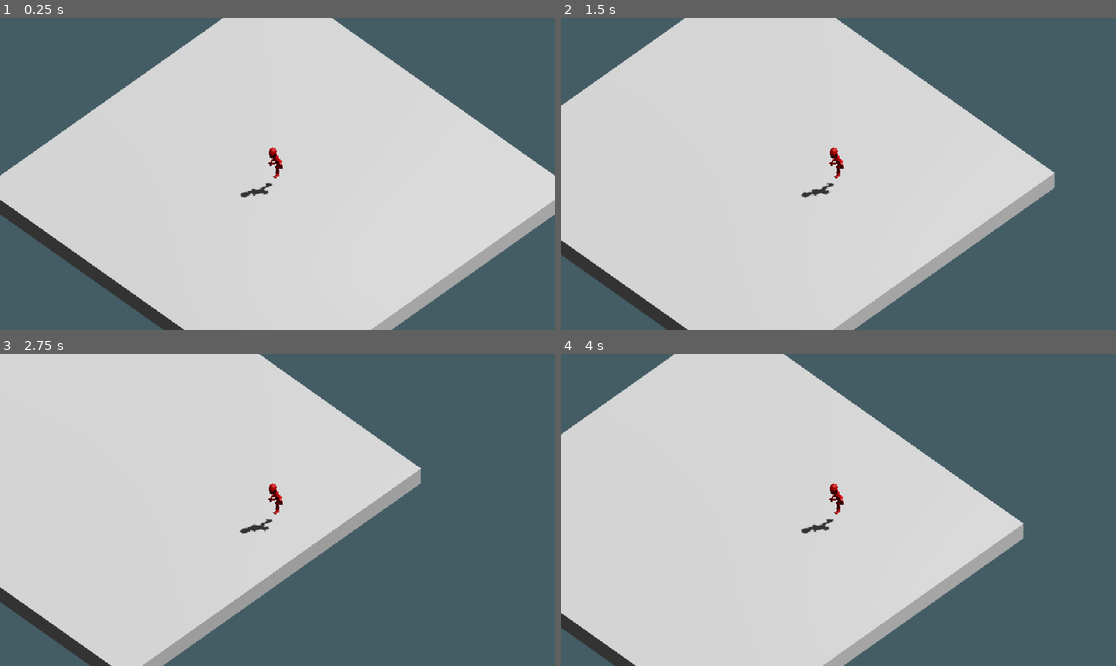
Above: before the commit, frames 1-4 (two rows, left to right).
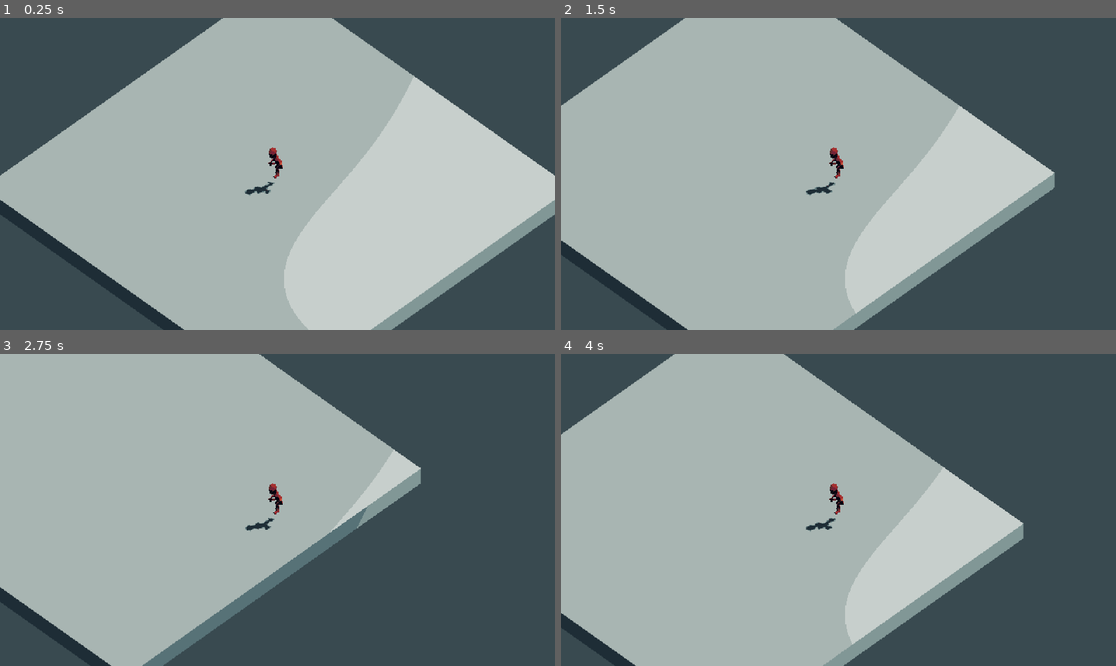
Above: after the commit, the same moments.

Repository: LargeMitchell/GMTKJAM2024
Game: Godot game, scene res://core/root.tscn
Same seed, same stepped clock (60 frames per second), same inputs: the game is played once before the commit and once after it.
Inputs:
- Up to frame 1 (0.25 s): no input
- Up to frame 2 (1.5 s): tap Enter at 0.5 s; hold D (right) 0.53-1.28 s; hold S (down) from 1.28 s (still down)
- Up to frame 3 (2.75 s): release S (down) at 2.03 s; hold D (right) from 2.03 s (still down)
- Up to frame 4 (4 s): release D (right) at 2.78 s; hold W (up) 2.78-3.53 s; hold A (left) from 3.53 s (still down)

The runs differ from the first frame. In frame 1, 46% of the frame differs, in the area x 0-100%, y 0-100%; in frame 2, 54%, in the area x 0-89%, y 0-100%; in frame 3, 53%; in frame 4, 54%.

Commit message:
Fixed post process shader

Diff:
--- a/level/game.tscn
+++ b/level/game.tscn
@@ -15,22 +15,21 @@
 ambient_light_source = 2
 ambient_light_color = Color(0.347817, 0.347817, 0.347817, 1)
 reflected_light_source = 1
-tonemap_mode = 2
-glow_enabled = true
 
 [node name="Game" type="Node3D"]
+
+[node name="PostProcess" parent="." instance=ExtResource("1_8ksxa")]
+transform = Transform3D(-0.665712, 0, -0.746208, 0, 1, 0, 0.746208, 0, -0.665712, 0, 0, 0)
 
 [node name="WorldEnvironment" type="WorldEnvironment" parent="."]
 environment = SubResource("Environment_5og46")
 
 [node name="DirectionalLight3D" type="DirectionalLight3D" parent="."]
-transform = Transform3D(-0.866023, -0.433016, 0.250001, 0, 0.499998, 0.866027, -0.500003, 0.749999, -0.43301, 0, 0, 0)
+transform = Transform3D(-0.866024, -0.433016, 0.250001, 0.053384, 0.417065, 0.907308, -0.497145, 0.799096, -0.338072, 0, 0, 0)
 shadow_enabled = true
 directional_shadow_max_distance = 15.0
 directional_shadow_pancake_size = 4.0
 sky_mode = 1
-
-[node name="PostProcess" parent="." instance=ExtResource("1_8ksxa")]
 
 [node name="Player" parent="." instance=ExtResource("2_dtir2")]
 transform = Transform3D(1, 0, 0, 0, 1, 0, 0, 0, 1, 0, 0.5, 0)
--- a/shaders/post_process.tscn
+++ b/shaders/post_process.tscn
@@ -6,7 +6,6 @@
 [sub_resource type="ShaderMaterial" id="ShaderMaterial_1t7qv"]
 render_priority = 0
 shader = ExtResource("1_m4161")
-shader_parameter/downscale_amount = 256.0
 shader_parameter/palette_size = 46
 shader_parameter/color_palette = ExtResource("2_5utq6")
 
--- a/shaders/post_process_shader.gdshader
+++ b/shaders/post_process_shader.gdshader
@@ -1,19 +1,17 @@
 shader_type spatial;
 render_mode unshaded;
 
-uniform float downscale_amount = 256;
 uniform sampler2D color_palette: source_color, filter_nearest;
 uniform int palette_size = 8;
 
 uniform sampler2D screen_texture: source_color, hint_screen_texture;
 
 void vertex() {
-  POSITION = vec4(VERTEX, 1.0);
+  POSITION = vec4(VERTEX.xy, 1.0, 1.0);
 }
 
 void fragment() {
-	vec3 tex = vec3(0.0);
-	tex = texture(screen_texture, SCREEN_UV).rgb;
+	vec3 tex = texture(screen_texture, SCREEN_UV).rgb;
 
 	vec3 new_color = vec3(0.0);
 
